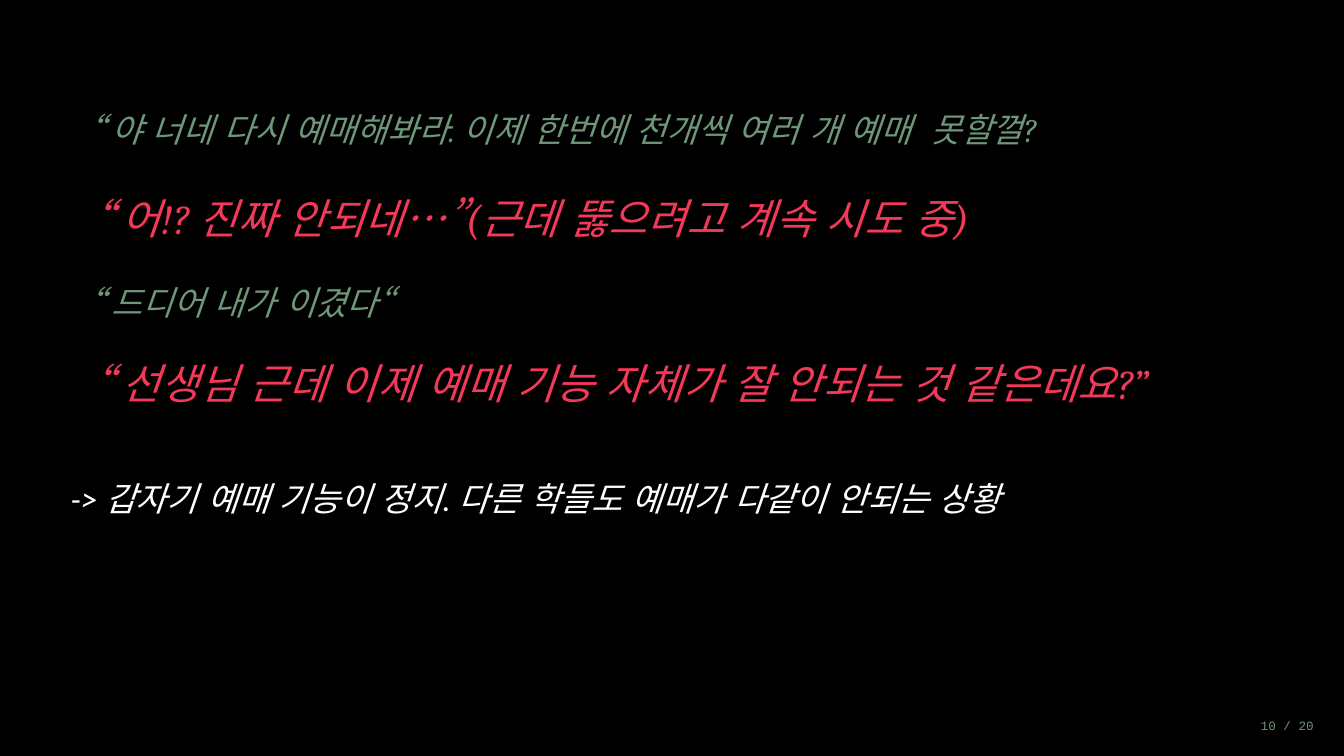
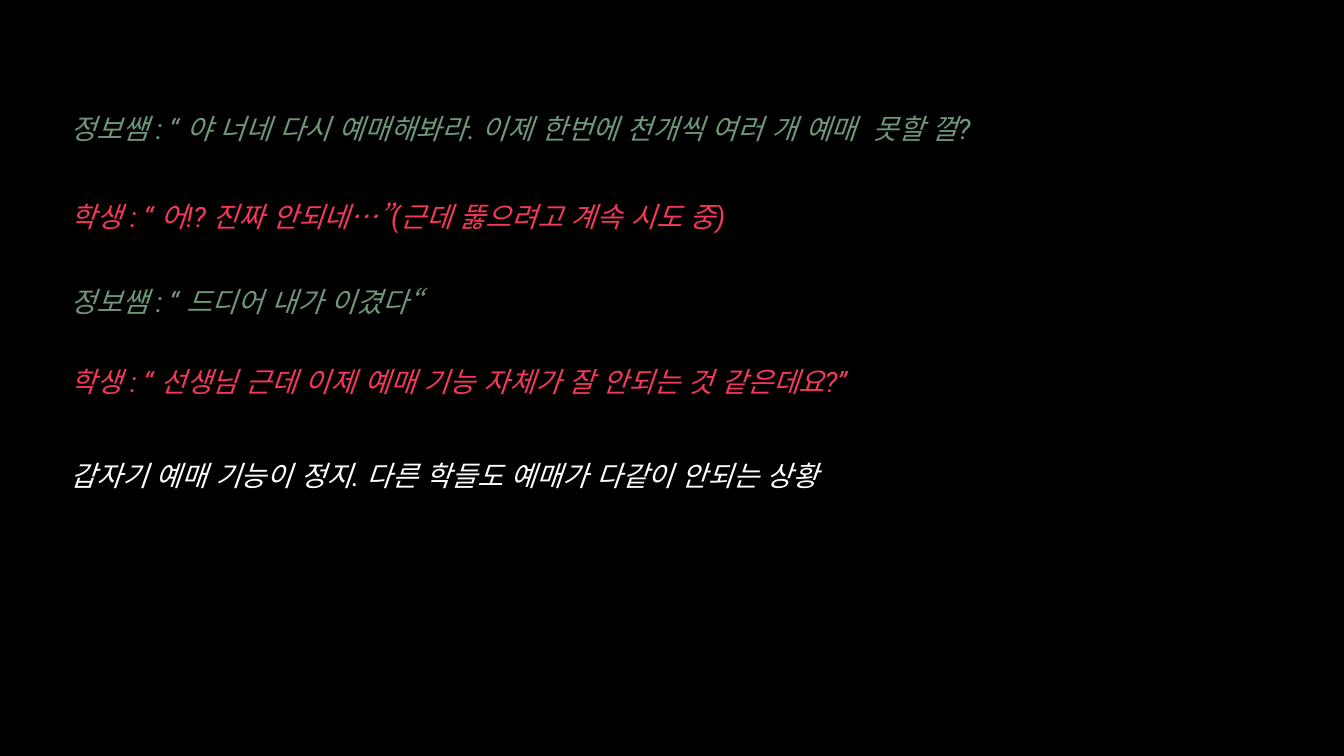
Before and after one commit to shk-cell/Macro_Classroom, a slide deck: slide 23 of AI기반 바이브코딩 시대의 교사역할과 교수학습설계.pptx. Drawn at 1344x756 pixels with LibreOffice and Linux fonts; fonts in the diff are those of the drawing. Boxes give left, top, right and bottom in pixels: in the first picture for what was removed or moved away, otherwise in the second. Text is boxed around its words. In the diff, an @@ line names an element or a change of style, - is before the commit and + after.

```diff
--- a/AI기반 바이브코딩 시대의 교사역할과 교수학습설계.pptx
+++ b/AI기반 바이브코딩 시대의 교사역할과 교수학습설계.pptx
@@ text at [71, 115, 958, 141]: text changed; size 24 to 20 pt; font Cambria to Roboto @@
-“ 야 너네 다시 예매해봐라. 이제 한번에 천개씩 여러 개 예매 못할껄?
+정보쌤 : “ 야 너네 다시 예매해봐라. 이제 한번에 천개씩 여러 개 예매 못할 껄?
@@ text at [71, 202, 716, 233]: text changed; size 30 to 20 pt; font Cambria to Roboto @@
-“ 어!? 진짜 안되네…”(근데 뚫으려고 계속 시도 중)
+학생 : “ 어!? 진짜 안되네…”(근데 뚫으려고 계속 시도 중)
@@ text at [71, 288, 422, 314]: text changed; size 24 to 20 pt; font Cambria to Roboto @@
-“ 드디어 내가 이겼다“
+정보쌤 : “ 드디어 내가 이겼다“
@@ text at [71, 368, 824, 395]: text changed; size 30 to 20 pt; font Cambria to Roboto @@
-“ 선생님 근데 이제 예매 기능 자체가 잘 안되는 것 같은데요?”
+학생 : “ 선생님 근데 이제 예매 기능 자체가 잘 안되는 것 같은데요?”
@@ text at [71, 462, 819, 489]: text changed; size 24 to 20 pt; font Calibri to Roboto @@
--> 갑자기 예매 기능이 정지. 다른 학들도 예매가 다같이 안되는 상황
+갑자기 예매 기능이 정지. 다른 학들도 예매가 다같이 안되는 상황
@@ text removed at [1261, 721, 1314, 730] @@
-10 / 20
```
Also in this commit, not shown: 29 other slides changed, 2 slides added, 2 slides removed.
